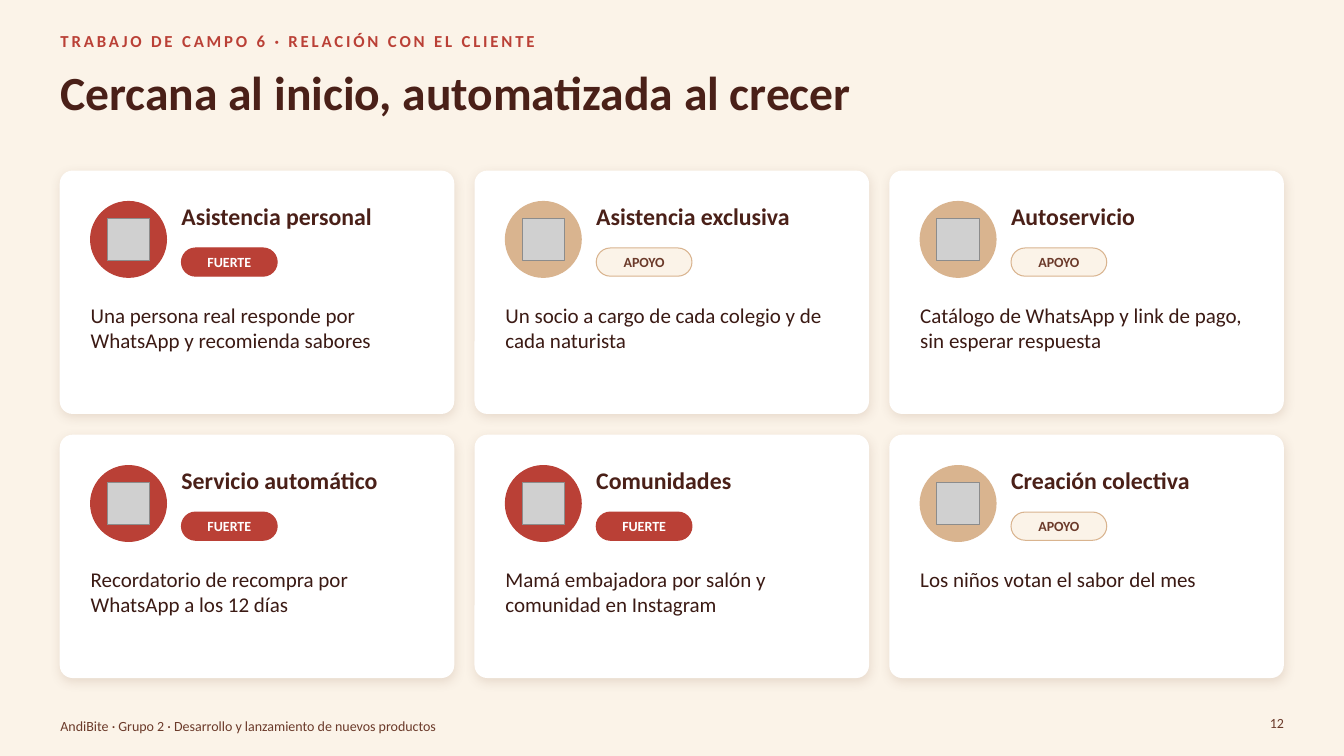
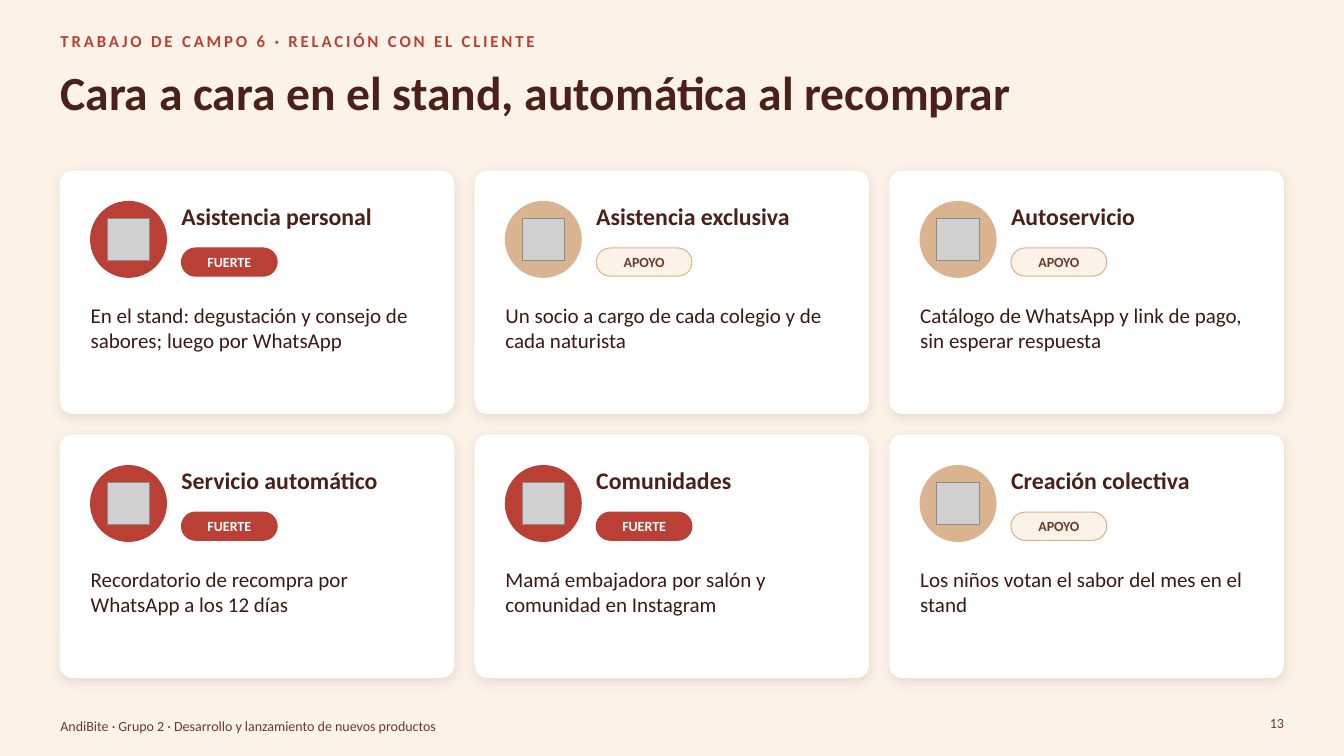
Before and after one commit to Darknow-web/Desarrollo-y-lanzamiento-de-producto-y-marca, a slide deck: slide 13 of 04-reformulacion/TC5-8/TC5-8-AndiBite.pptx (slide 12 before the commit). Drawn at 1344x756 pixels with LibreOffice and Linux fonts; fonts in the diff are those of the drawing; grey boxes stand for pictures; background and template pictures are left out. Boxes give left, top, right and bottom in pixels: in the first picture for what was removed or moved away, otherwise in the second. Text is boxed around its words. In the diff, an @@ line names an element or a change of style, - is before the commit and + after.

```diff
--- a/04-reformulacion/TC5-8/TC5-8-AndiBite.pptx
+++ b/04-reformulacion/TC5-8/TC5-8-AndiBite.pptx
@@ title at bbox=[60, 76, 1011, 118]: text changed @@
-Cercana al inicio, automatizada al crecer
+Cara a cara en el stand, automática al recomprar
@@ text at bbox=[91, 308, 407, 352]: text changed @@
-Una persona real responde por WhatsApp y recomienda sabores
+En el stand: degustación y consejo de sabores; luego por WhatsApp
@@ text at bbox=[920, 572, 1242, 612]: text changed @@
-Los niños votan el sabor del mes
+Los niños votan el sabor del mes en el stand
```
Also in this commit, not shown: 18 other slides changed, 2 slides added, 3 other files.
